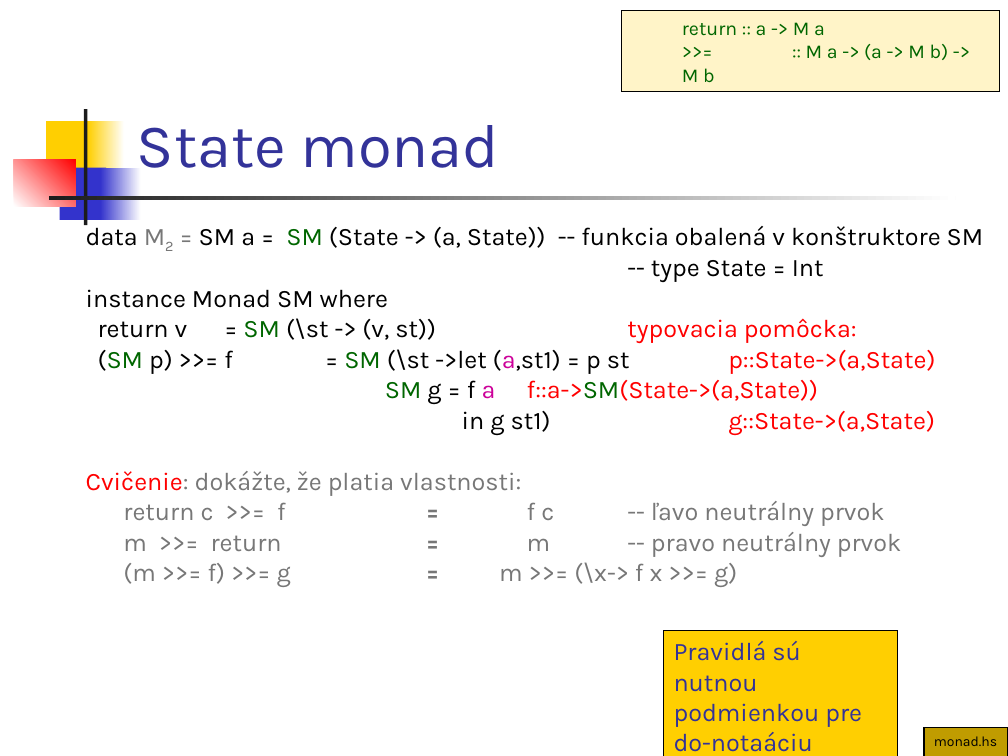
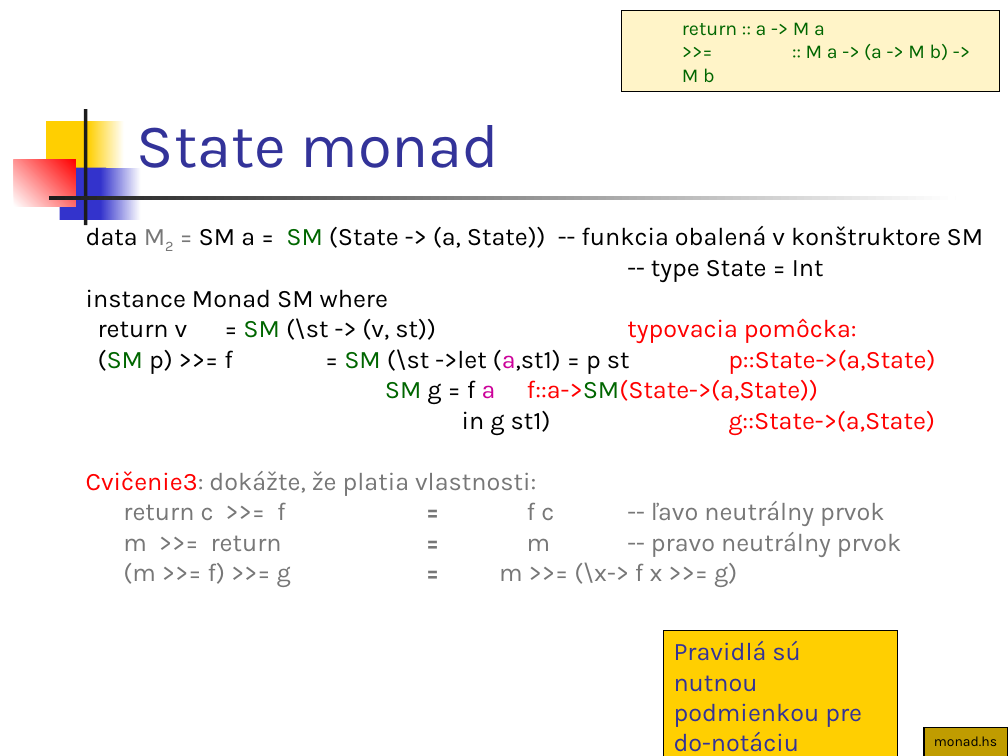
Before and after one commit to Funkcionalne/Prednasky, a slide deck: slide 13 of 12/12_fpro.ppt. Drawn at 1008x756 pixels with LibreOffice and Linux fonts; fonts in the diff are those of the drawing. Boxes give left, top, right and bottom in pixels: in the first picture for what was removed or moved away, otherwise in the second. Text is boxed around its words. In the diff, an @@ line names an element or a change of style, - is before the commit and + after.

```diff
--- a/12/12_fpro.ppt
+++ b/12/12_fpro.ppt
@@ text at (86, 471, 536, 496): text changed @@
-Cvičenie: dokážte, že platia vlastnosti:
+Cvičenie3: dokážte, že platia vlastnosti:
@@ text in rectangle at (674, 732, 799, 752): text changed @@
-do-notaáciu
+do-notáciu
```
Also in this commit, not shown: 18 other slides changed, 13 slides added, 1 other file.
